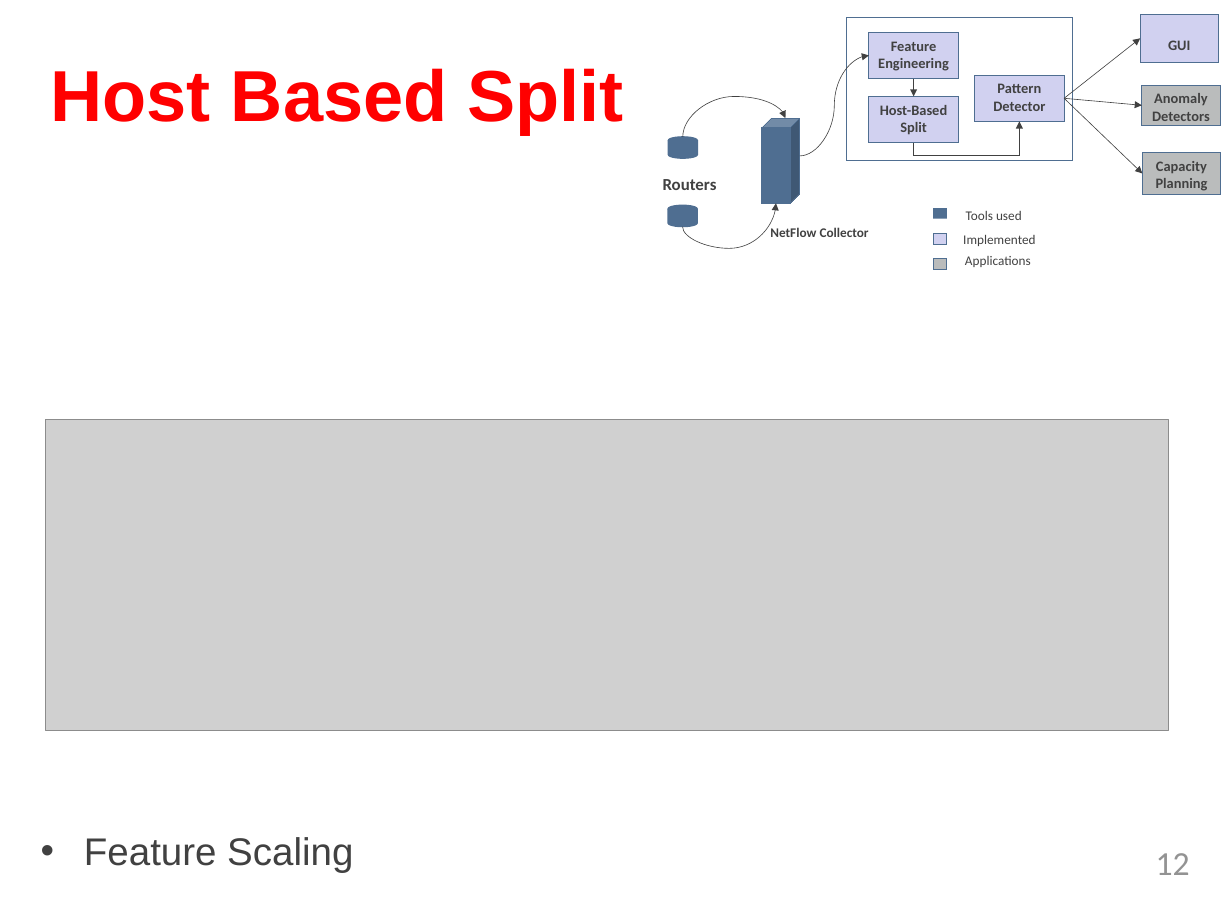
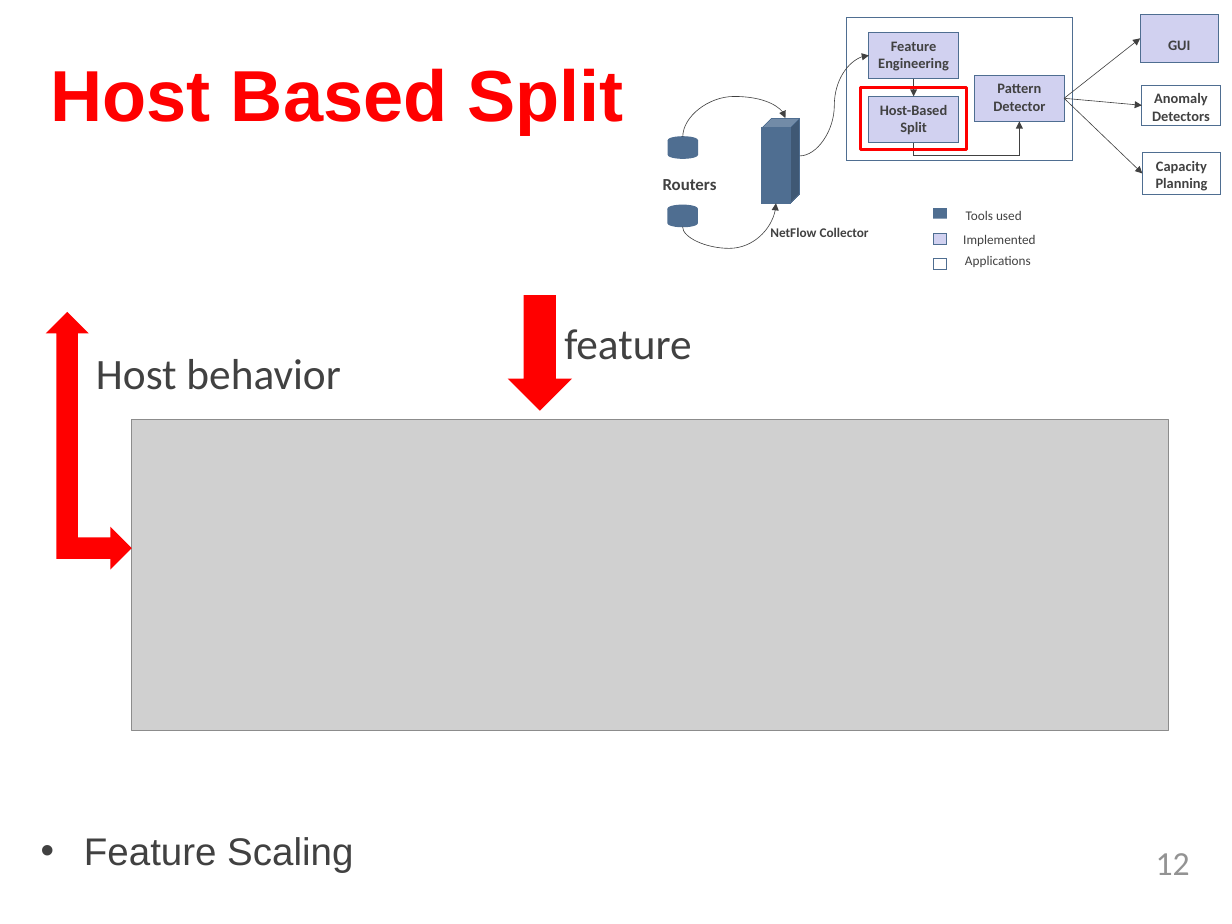
Before and after one commit to TejaKommineni/KnowNet, a slide deck: slide 12 of My Thesis/sample-thesis-0/Thesis_Defense.pptx. Drawn at 1232x924 pixels with LibreOffice and Linux fonts; fonts in the diff are those of the drawing; grey boxes stand for pictures; background and template pictures are left out. Boxes give left, top, right and bottom in pixels: in the first picture for what was removed or moved away, otherwise in the second. Text is boxed around its words. In the diff, an @@ line names an element or a change of style, - is before the commit and + after.

```diff
--- a/My Thesis/sample-thesis-0/Thesis_Defense.pptx
+++ b/My Thesis/sample-thesis-0/Thesis_Defense.pptx
@@ rectangle added at (861,88,967,150), outline #FF0000 2.25 pt @@
@@ fill #BABCBC to #FFFFFF in 3 elements at (1142,85,1220,126), (1143,152,1221,194), (933,259,947,269) @@
@@ left arrow added at (508,295,572,410), fill #FF0000 @@
@@ left up arrow added at (46,312,132,570), fill #FF0000 @@
@@ text added at (564,329,691,360), 36 pt, text #414141 @@
+feature
@@ text added at (96,359,340,390), 36 pt, text #414141 @@
+Host behavior
@@ picture: place and size @@
-picture at (46,419,1170,730)
+picture at (132,419,1169,730)
```
Also in this commit, not shown: 17 other slides changed, 28 other files.
